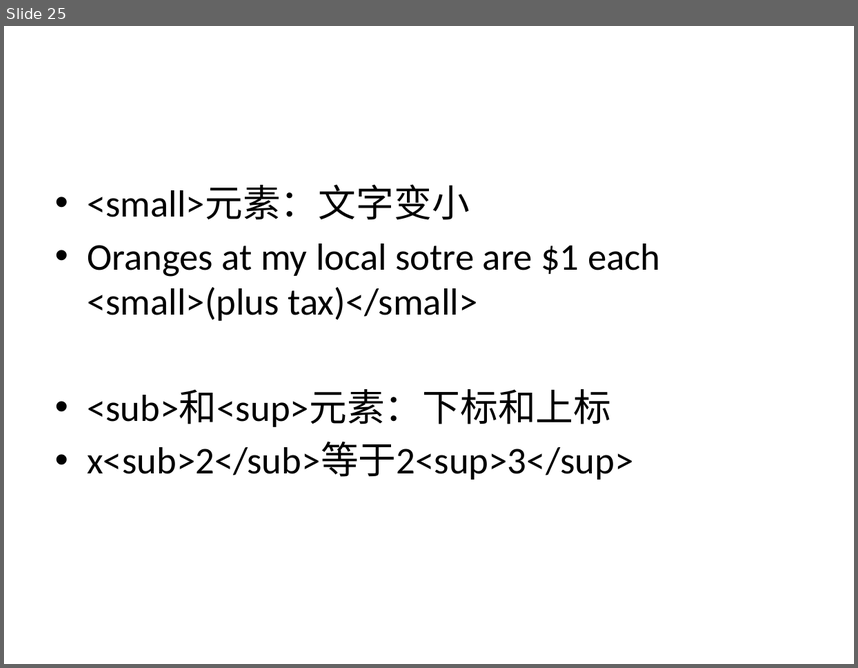
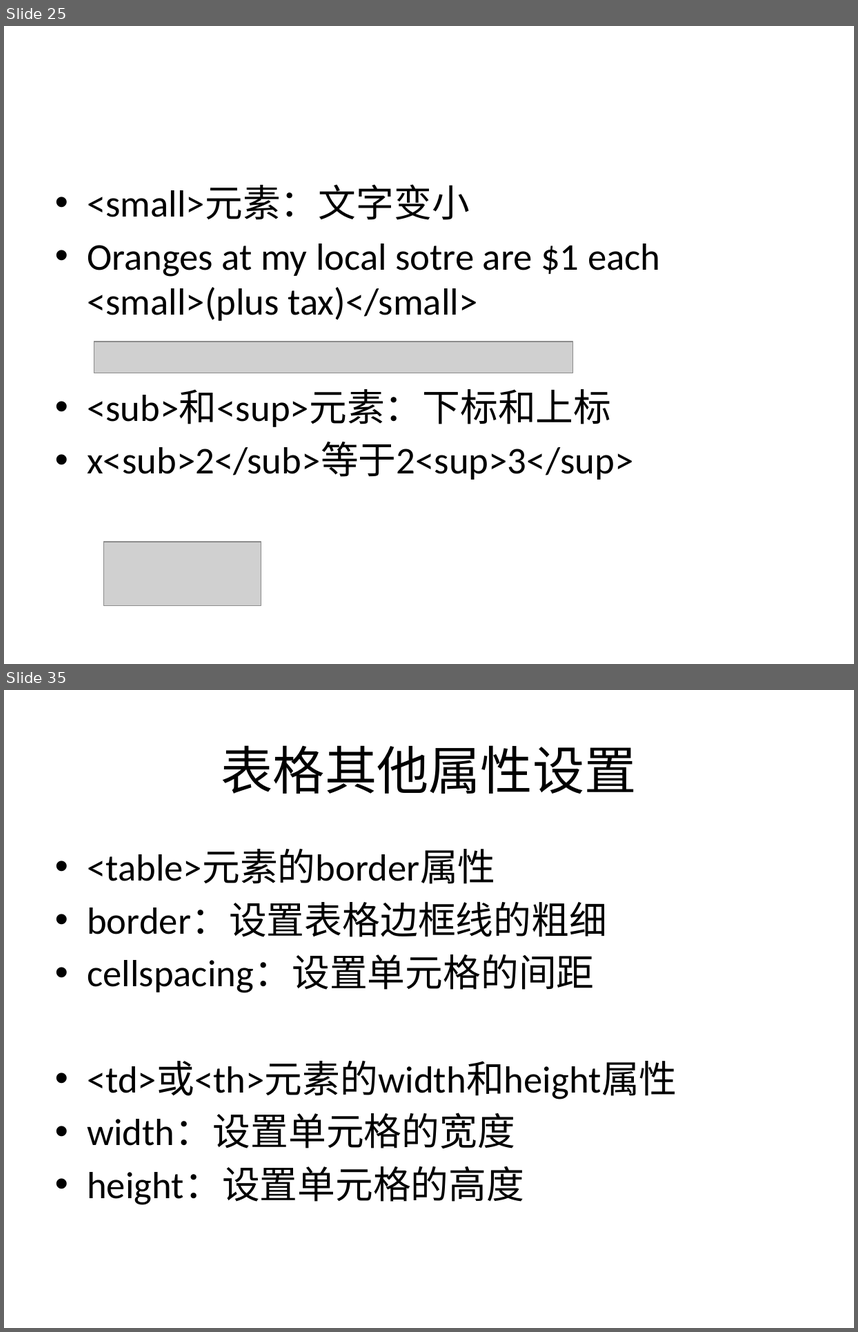
Before and after one commit to sans123wx/class, a slide deck: 网页设计与制作/html元素.pptx. Shown one above the other, each under a label of ours: slide 25 before the commit, slides 25 and 35 after it; the slides between them are not shown. The pictures are 858x668 and 858x1332 pixels, drawn with LibreOffice and Linux fonts; fonts in the diff are those of the drawing; grey boxes stand for pictures. Boxes give left, top, right and bottom in pixels: in the first picture for what was removed or moved away, otherwise in the second. Text is boxed around its words. In the diff, an @@ line names an element or a change of style, - is before the commit and + after.

```diff
--- a/网页设计与制作/html元素.pptx
+++ b/网页设计与制作/html元素.pptx
@@ slide 35 added at (x1=4, y1=690, x2=854, y2=1328), background #FFFFFF @@
@@ title added at (x1=221, y1=745, x2=637, y2=793), 44 pt, text #000000 @@
+表格其他属性设置
@@ text added at (x1=87, y1=849, x2=677, y2=1205), 32 pt, text #000000 @@
+• <table>元素的border属性
+• border：设置表格边框线的粗细
+• cellspacing：设置单元格的间距
+• <td>或<th>元素的width和height属性
+• width：设置单元格的宽度
+• height：设置单元格的高度
@@ slide 25 changed as well @@
@@ picture added at (x1=94, y1=341, x2=573, y2=373) @@
@@ picture added at (x1=103, y1=541, x2=261, y2=605) @@
```
Also in this commit, not shown: 2 other slides changed, 9 other slides added, 4 other files.
